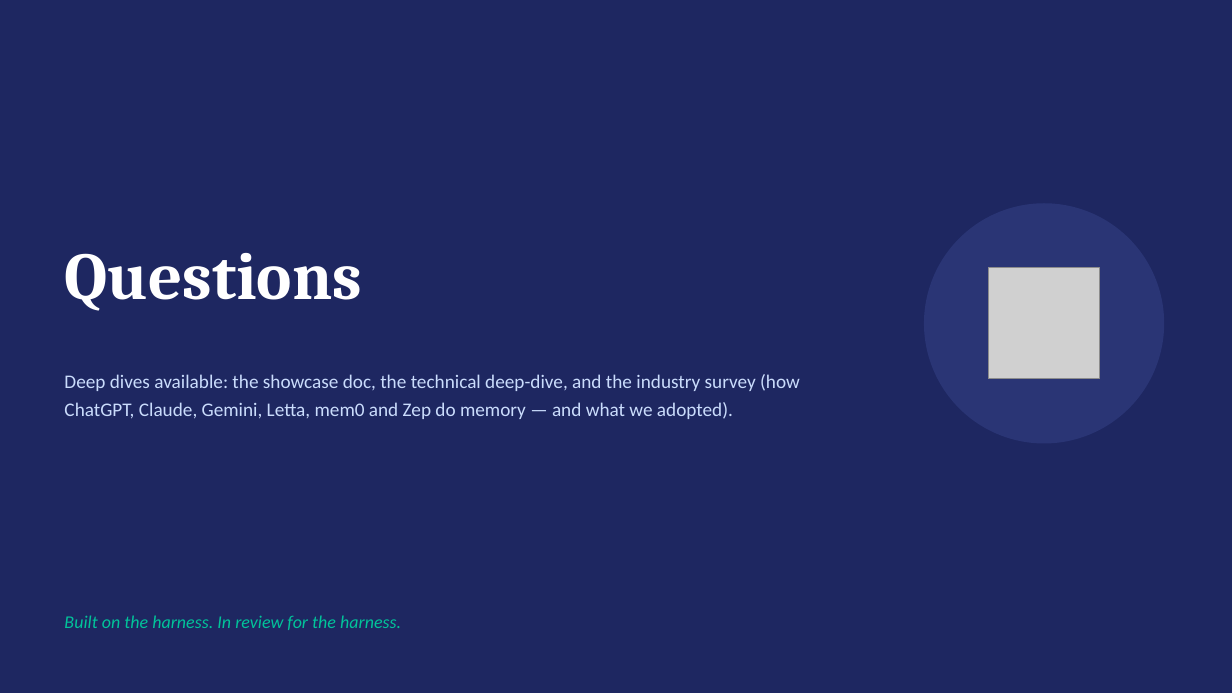
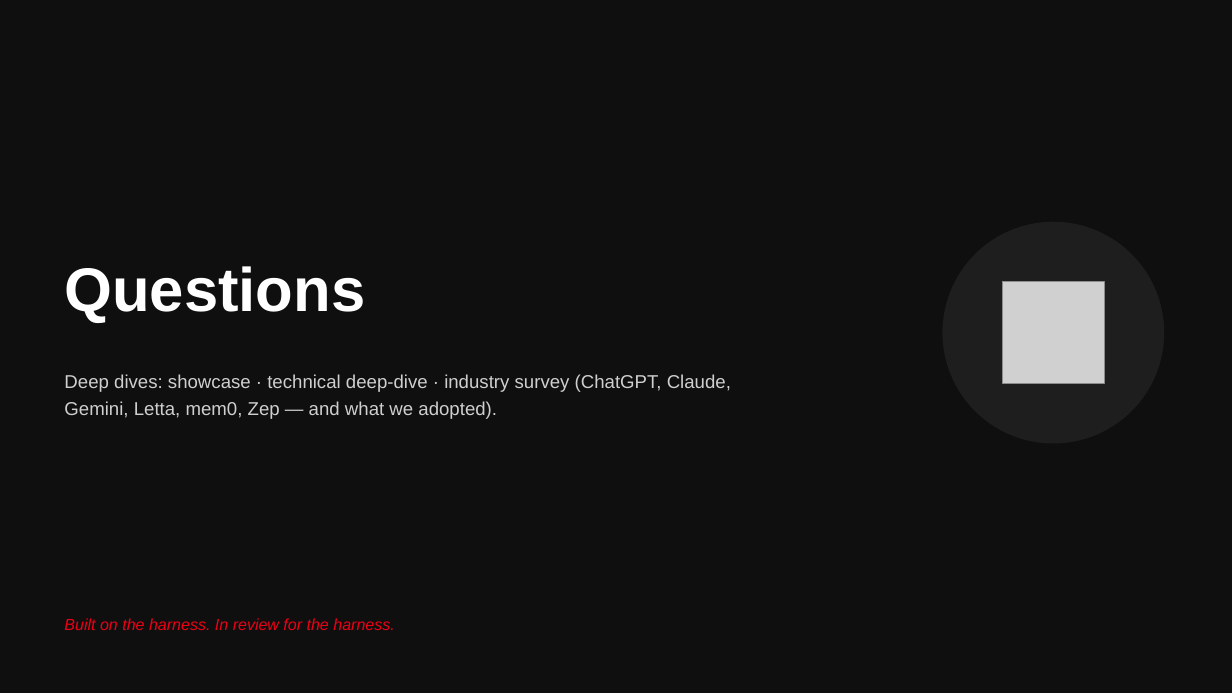
Before and after one commit to ap05-epic/agent-memory-prototype, a slide deck: slide 6 of docs/TEAM_DEMO_SLIDES.pptx (slide 9 before the commit). Drawn at 1232x693 pixels with LibreOffice and Linux fonts; fonts in the diff are those of the drawing; grey boxes stand for pictures. Boxes give left, top, right and bottom in pixels: in the first picture for what was removed or moved away, otherwise in the second. Text is boxed around its words. In the diff, an @@ line names an element or a change of style, - is before the commit and + after.

```diff
--- a/docs/TEAM_DEMO_SLIDES.pptx
+++ b/docs/TEAM_DEMO_SLIDES.pptx
@@ background #1E2761 to #0F0F0F @@
@@ text "Questions" moved from (x1=64, y1=253, x2=362, y2=311) to (x1=64, y1=266, x2=365, y2=322) @@
@@ text "Questions" at (x1=64, y1=266, x2=365, y2=322): size 52 to 48 pt, font Cambria to Arial @@
@@ ellipse resized from (x1=924, y1=203, x2=1165, y2=444) to (x1=943, y1=222, x2=1165, y2=444) @@
@@ ellipse at (x1=943, y1=222, x2=1165, y2=444): fill #2A3575 to #1E1E1E @@
@@ picture resized from (x1=989, y1=268, x2=1100, y2=379) to (x1=1003, y1=282, x2=1104, y2=384) @@
@@ text at (x1=64, y1=374, x2=731, y2=419): text changed; size 15 to 14.5 pt; font Calibri to Arial; text colour #CADCFC to #CFCFCF @@
-Deep dives available: the showcase doc, the technical deep-dive, and the industry survey (how ChatGPT, Claude, Gemini, Letta, mem0 and Zep do memory — and what we adopted).
+Deep dives: showcase · technical deep-dive · industry survey (ChatGPT, Claude, Gemini, Letta, mem0, Zep — and what we adopted).
@@ text "Built on the harness. In ..." at (x1=64, y1=618, x2=394, y2=630): size 14 to 12.5 pt, font Calibri to Arial, text colour #02C39A to #EC0016 @@
```
Also in this commit, not shown: 4 other slides changed, 1 slide added, 4 slides removed.
